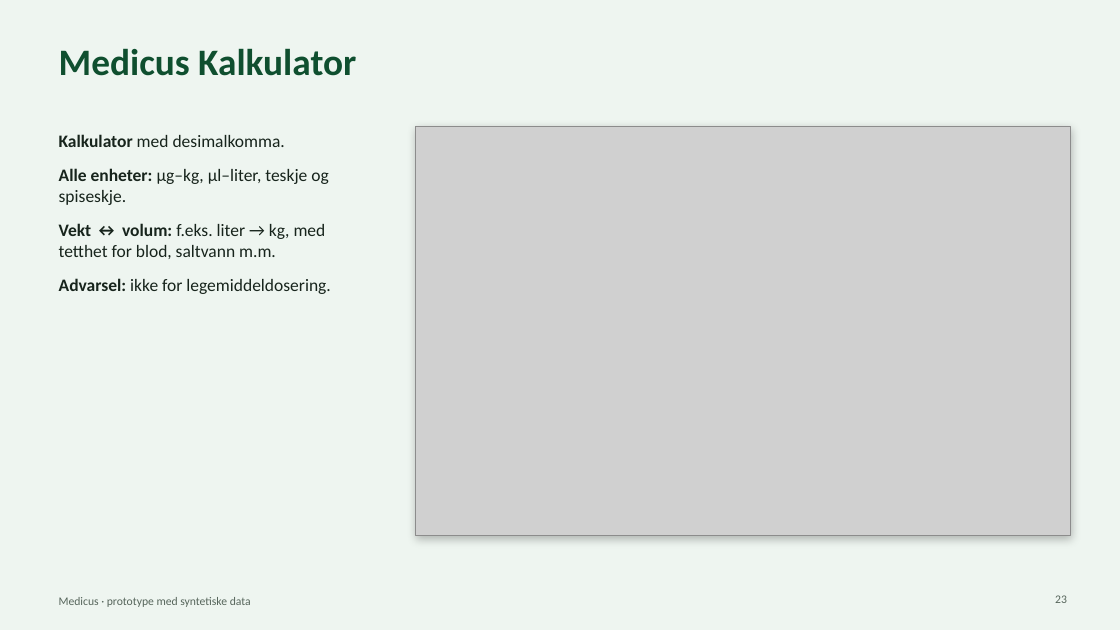
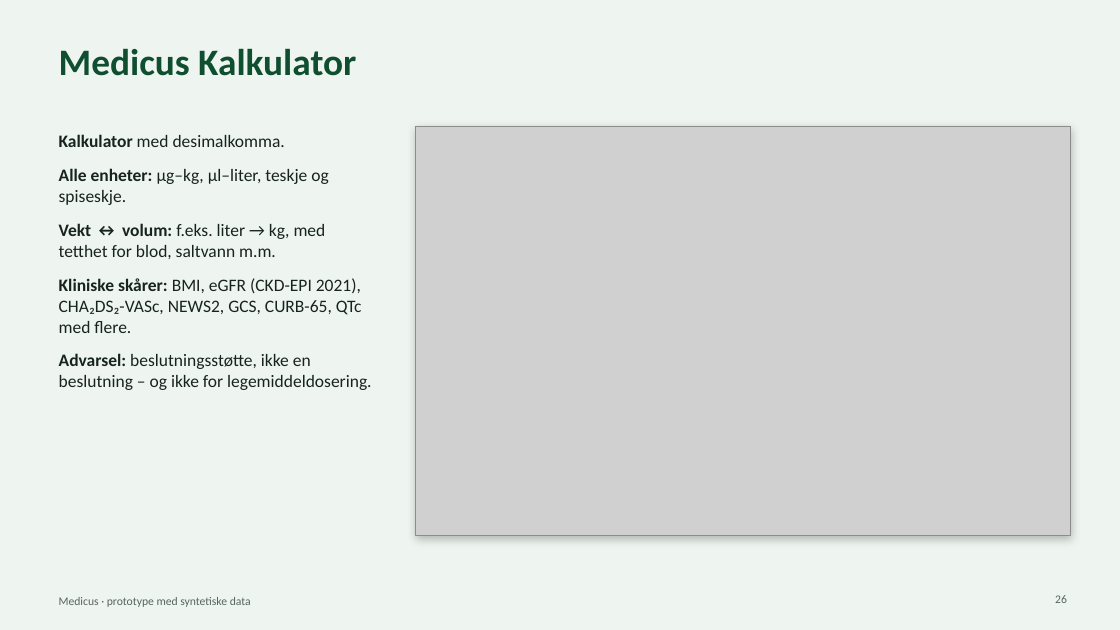
Before and after one commit to MusaMiyamoto/Medicus, a slide deck: slide 26 of docs/Medicus-presentasjon.pptx (slide 23 before the commit). Drawn at 1120x630 pixels with LibreOffice and Linux fonts; fonts in the diff are those of the drawing; grey boxes stand for pictures. Boxes give left, top, right and bottom in pixels: in the first picture for what was removed or moved away, otherwise in the second. Text is boxed around its words. In the diff, an @@ line names an element or a change of style, - is before the commit and + after.

```diff
--- a/docs/Medicus-presentasjon.pptx
+++ b/docs/Medicus-presentasjon.pptx
@@ text at <box>59,278,371,390</box>: text changed @@
-• Advarsel: ikke for legemiddeldosering.
+• Kliniske skårer: BMI, eGFR (CKD-EPI 2021), CHA₂DS₂-VASc, NEWS2, GCS, CURB-65, QTc med flere.
+• Advarsel: beslutningsstøtte, ikke en beslutning – og ikke for legemiddeldosering.
@@ page number at <box>1055,595,1067,603</box>: text changed @@
-23
+26
```
Also in this commit, not shown: 2 other slides changed, 6 slides added, 3 other files.
